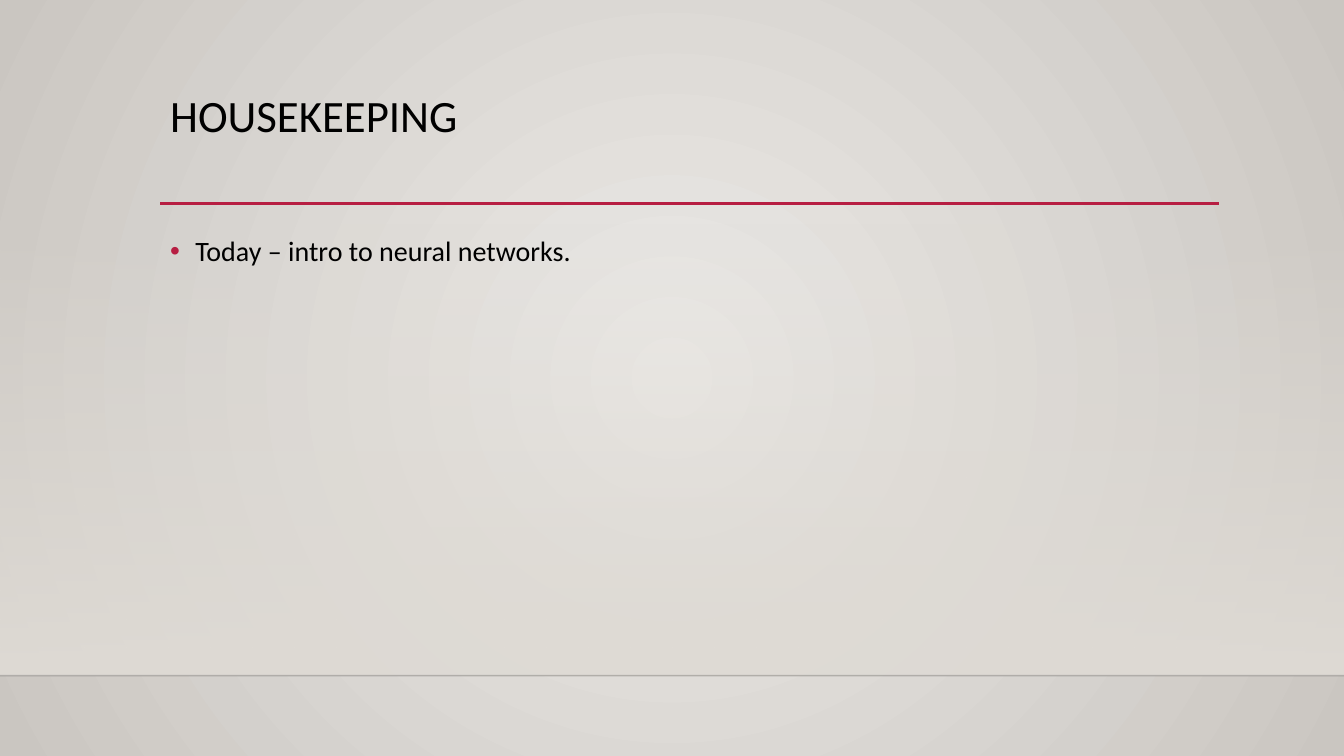
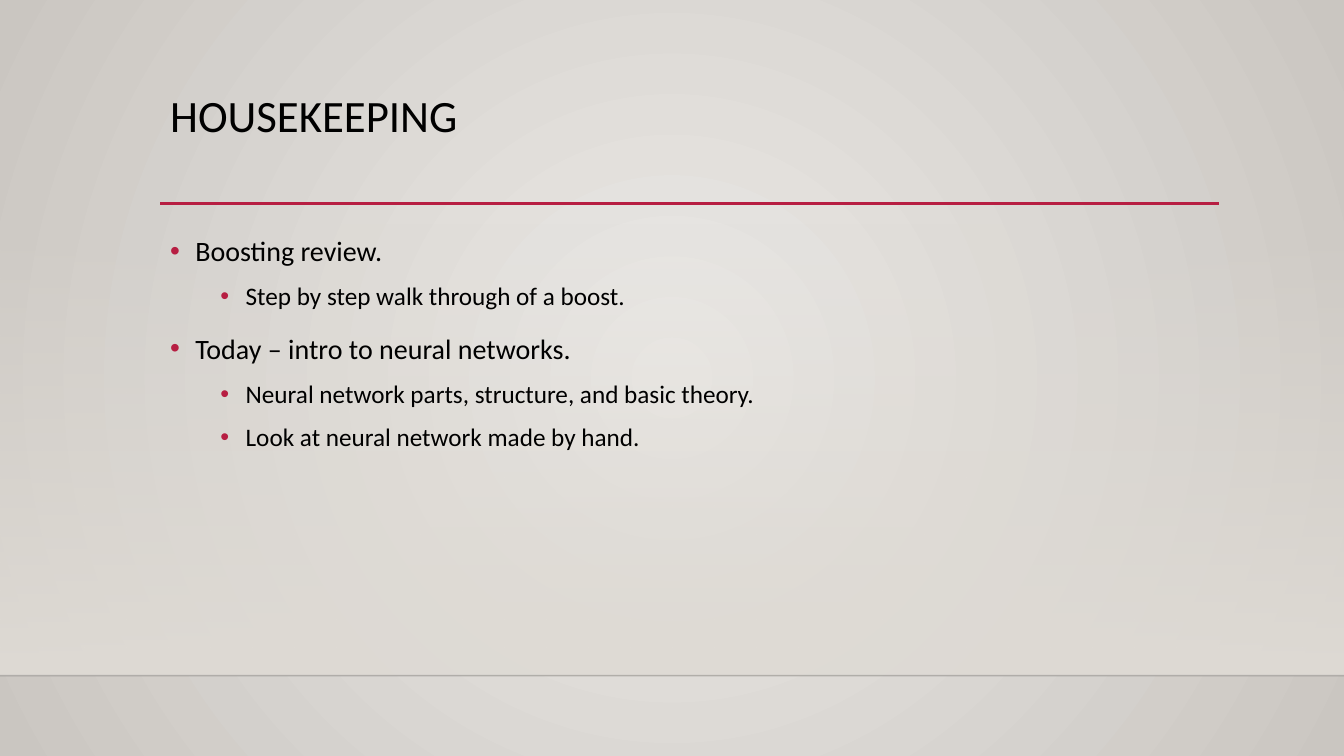
Before and after one commit to calvint13/Intro_to_Machine_Learning_Student_Workbooks, a slide deck: slide 1 of reference_content/Slides/simple_nn_basics.pptx. Drawn at 1344x756 pixels with LibreOffice and Linux fonts; fonts in the diff are those of the drawing; background and template pictures are left out. Boxes give left, top, right and bottom in pixels: in the first picture for what was removed or moved away, otherwise in the second. Text is boxed around its words. In the diff, an @@ line names an element or a change of style, - is before the commit and + after.

```diff
--- a/reference_content/Slides/simple_nn_basics.pptx
+++ b/reference_content/Slides/simple_nn_basics.pptx
@@ text at bbox=[195, 241, 625, 310]: paragraphs added @@
+• Boosting review.
+  • Step by step walk through of a boost.
@@ text at bbox=[246, 385, 753, 450]: paragraphs added @@
+  • Neural network parts, structure, and basic theory.
+  • Look at neural network made by hand.
```
Also in this commit, not shown: 3 other slides changed, 2 other files.
